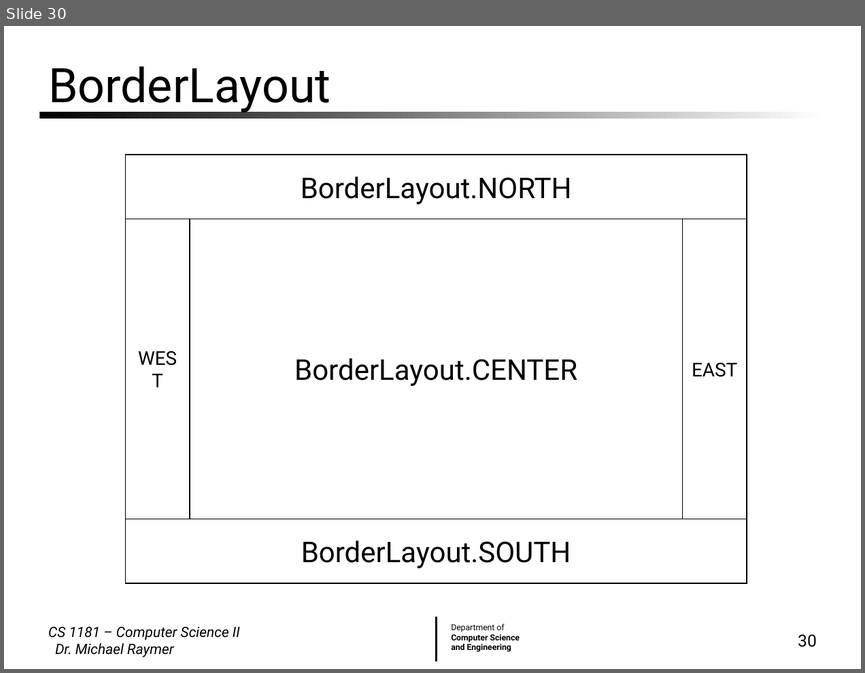
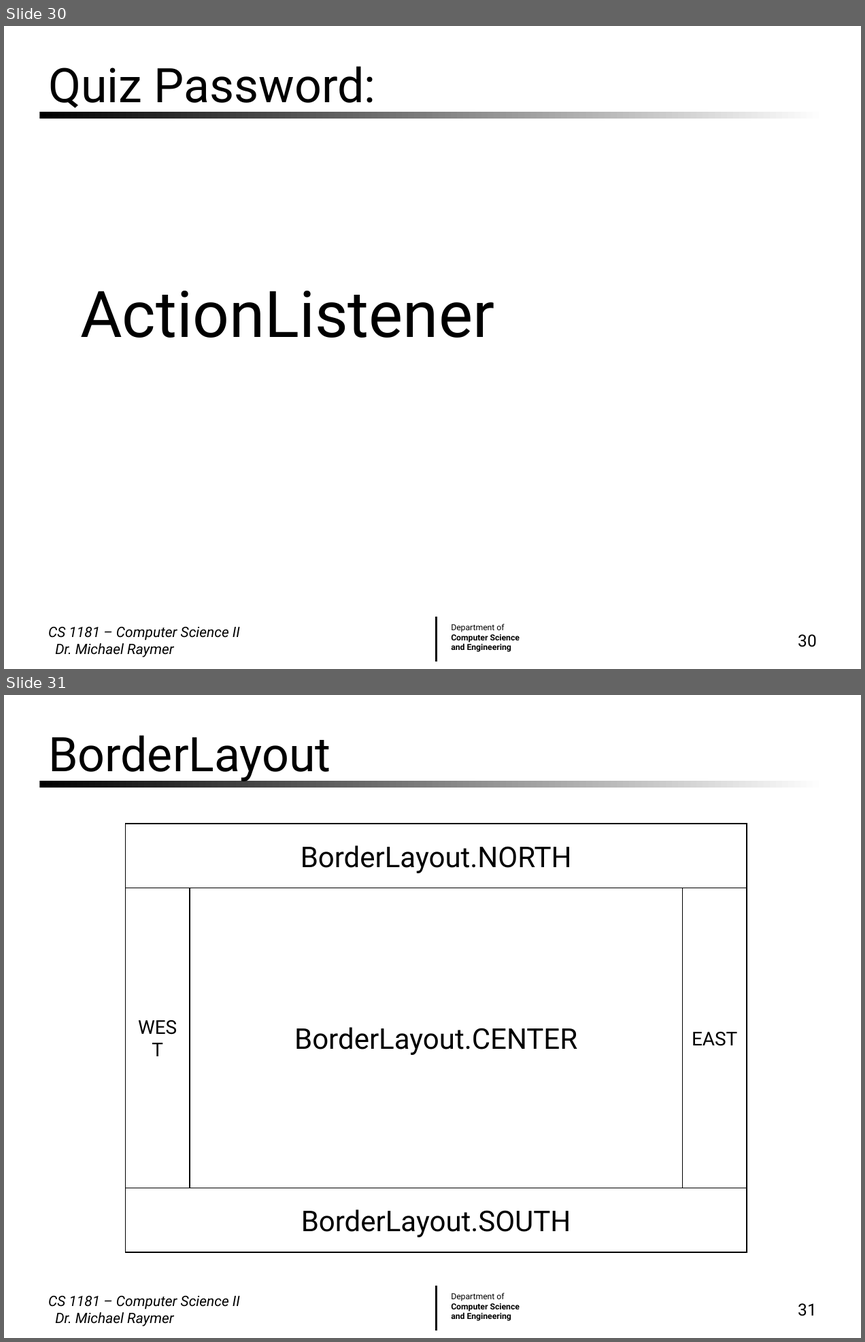
Before and after one commit to mraymer/CS1181_FA24, a slide deck: Lecture Slides/04 Graphics and GUIs.pptx. Shown one above the other, each under a label of ours: slide 30 before the commit, slides 30 and 31 after it. The pictures are 865x673 and 865x1342 pixels, drawn with LibreOffice and Linux fonts; fonts in the diff are those of the drawing; background and template pictures are left out. Boxes give left, top, right and bottom in pixels: in the first picture for what was removed or moved away, otherwise in the second. Text is boxed around its words. In the diff, an @@ line names an element or a change of style, - is before the commit and + after.

Commit message:
Lecture 10-7-24

```diff
--- a/Lecture Slides/04 Graphics and GUIs.pptx
+++ b/Lecture Slides/04 Graphics and GUIs.pptx
@@ slide 30 added at (4,26,861,669), background #FFFFFF; not listed: 3 template elements that a slide beside it also shows @@
@@ title added at (48,66,376,113), 40 pt, text #000000 @@
+Quiz Password:
@@ text added at (80,291,494,337), 54 pt, text #000000 @@
+  ActionListener
@@ text added at (48,626,240,657), 12 pt, text #000000, italic @@
+CS 1181 – Computer Science II Dr. Michael Raymer
@@ page number added at (798,634,817,647), 14 pt, text #000000 @@
+30
@@ what was slide 30 is now slide 31 @@
@@ page number at (798,1303,817,1316): text changed @@
-30
+31
```
Also in this commit, not shown: 3 other files.
